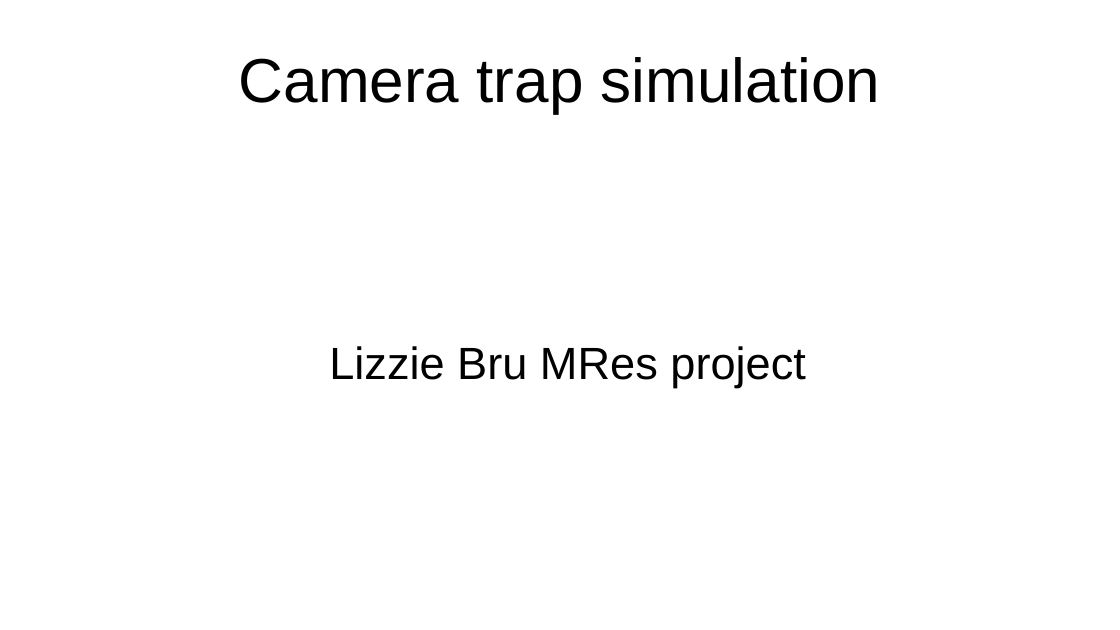
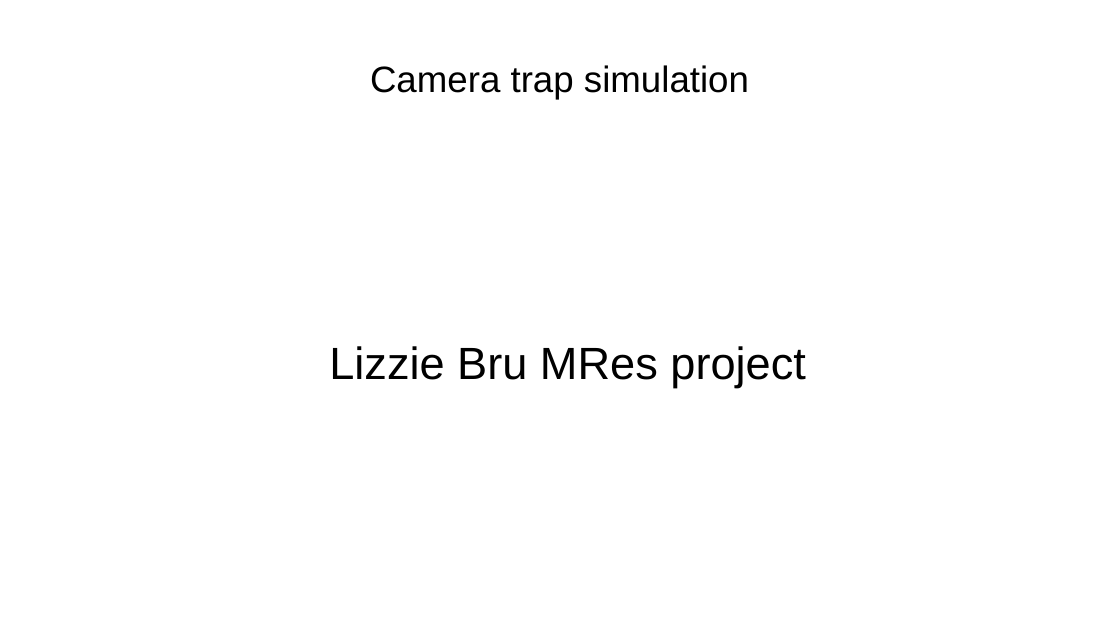
Before and after one commit to lizziebru/CamtrapSimulation, a slide deck: slide 1 of writeup/Camtrapsim_pres.odp. Drawn at 1120x630 pixels with LibreOffice and Linux fonts; fonts in the diff are those of the drawing. Boxes give left, top, right and bottom in pixels: in the first picture for what was removed or moved away, otherwise in the second. Text is boxed around its words. In the diff, an @@ line names an element or a change of style, - is before the commit and + after.

```diff
--- a/writeup/Camtrapsim_pres.odp
+++ b/writeup/Camtrapsim_pres.odp
@@ title "Camera trap simulation" at (370, 65, 749, 99): size 44 to 26 pt @@
```
Also in this commit, not shown: 11 other slides changed, 1 slide added, 1 slide removed, 4 other files.
